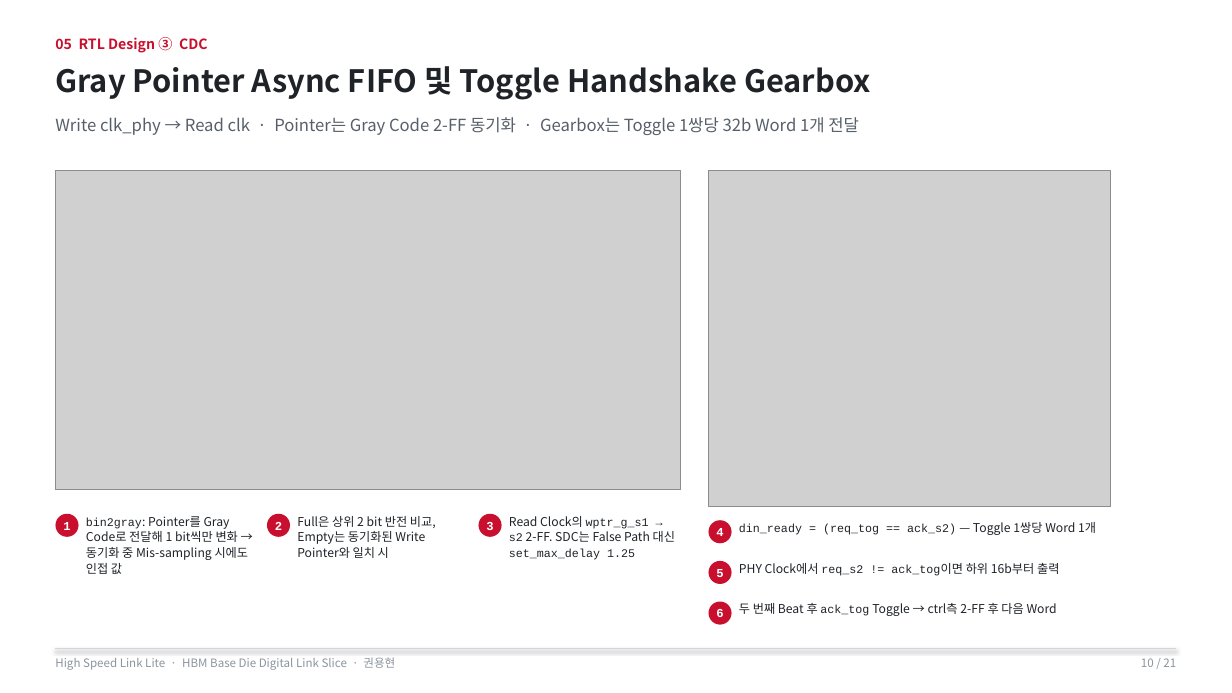
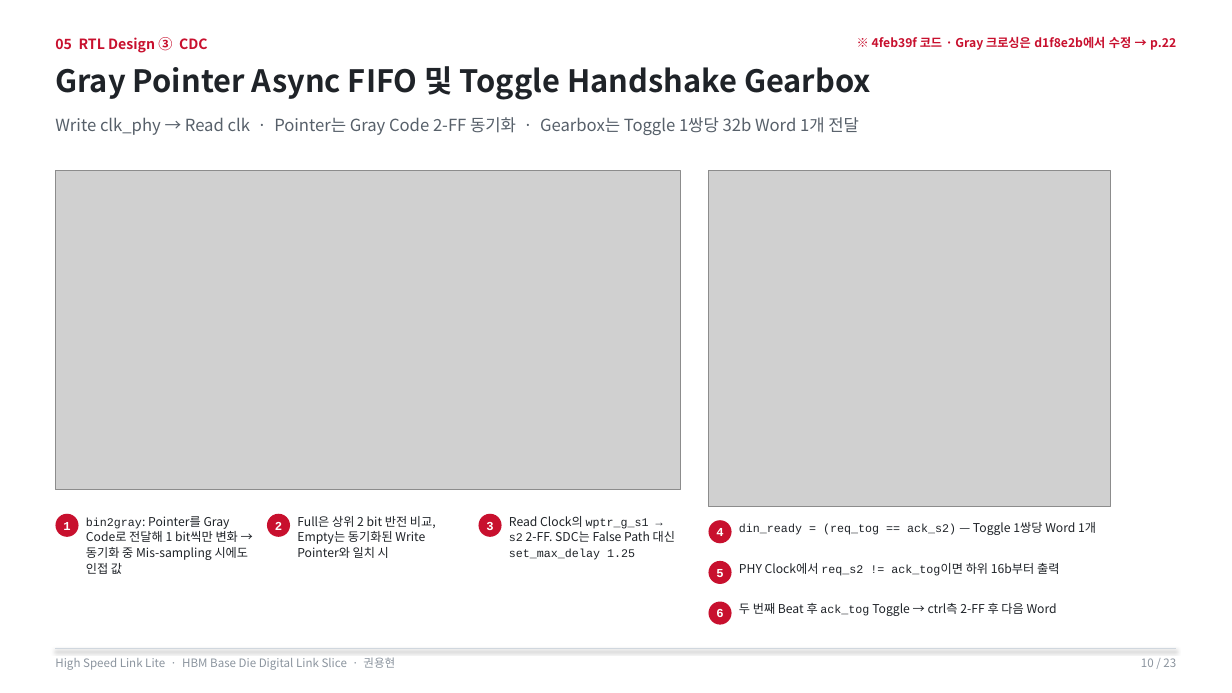
Before and after one commit to yhkwon-git/High_Speed_Link_Lite, a slide deck: slide 10 of portfolio-deck/HighSpeedLinkLite_Portfolio.pptx. Drawn at 1232x693 pixels with LibreOffice and Linux fonts; fonts in the diff are those of the drawing; grey boxes stand for pictures. Boxes give left, top, right and bottom in pixels: in the first picture for what was removed or moved away, otherwise in the second. Text is boxed around its words. In the diff, an @@ line names an element or a change of style, - is before the commit and + after.

```diff
--- a/portfolio-deck/HighSpeedLinkLite_Portfolio.pptx
+++ b/portfolio-deck/HighSpeedLinkLite_Portfolio.pptx
@@ text added at (872,36,1176,50), 9.5 pt, text #C8102E, bold @@
+※ 4feb39f 코드 · Gray 크로싱은 d1f8e2b에서 수정 → p.22
@@ text at (1141,658,1176,667): text changed @@
-10 / 21
+10 / 23
```
Also in this commit, not shown: 20 other slides changed, 2 slides added, 3 other files.
